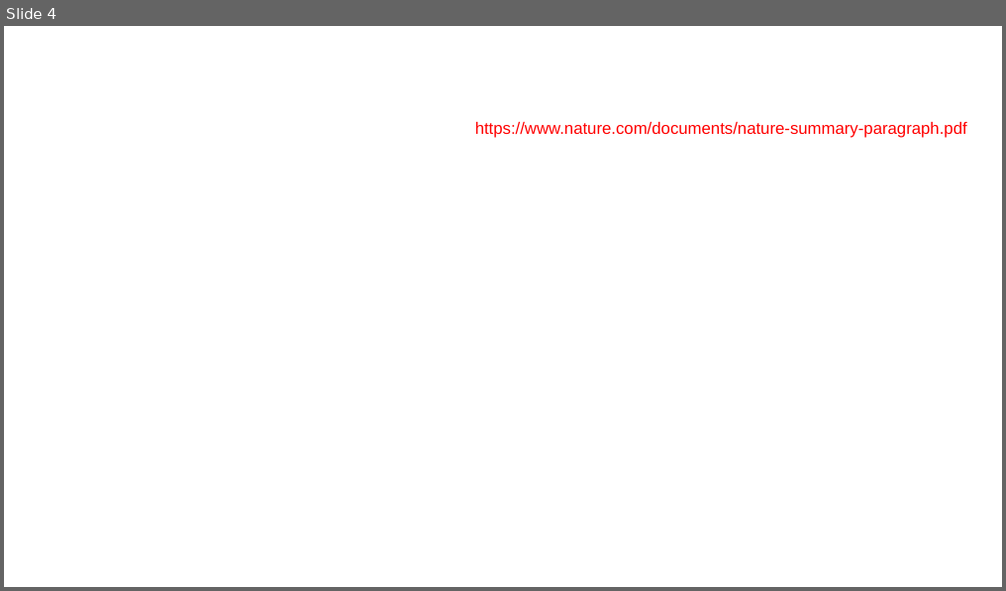
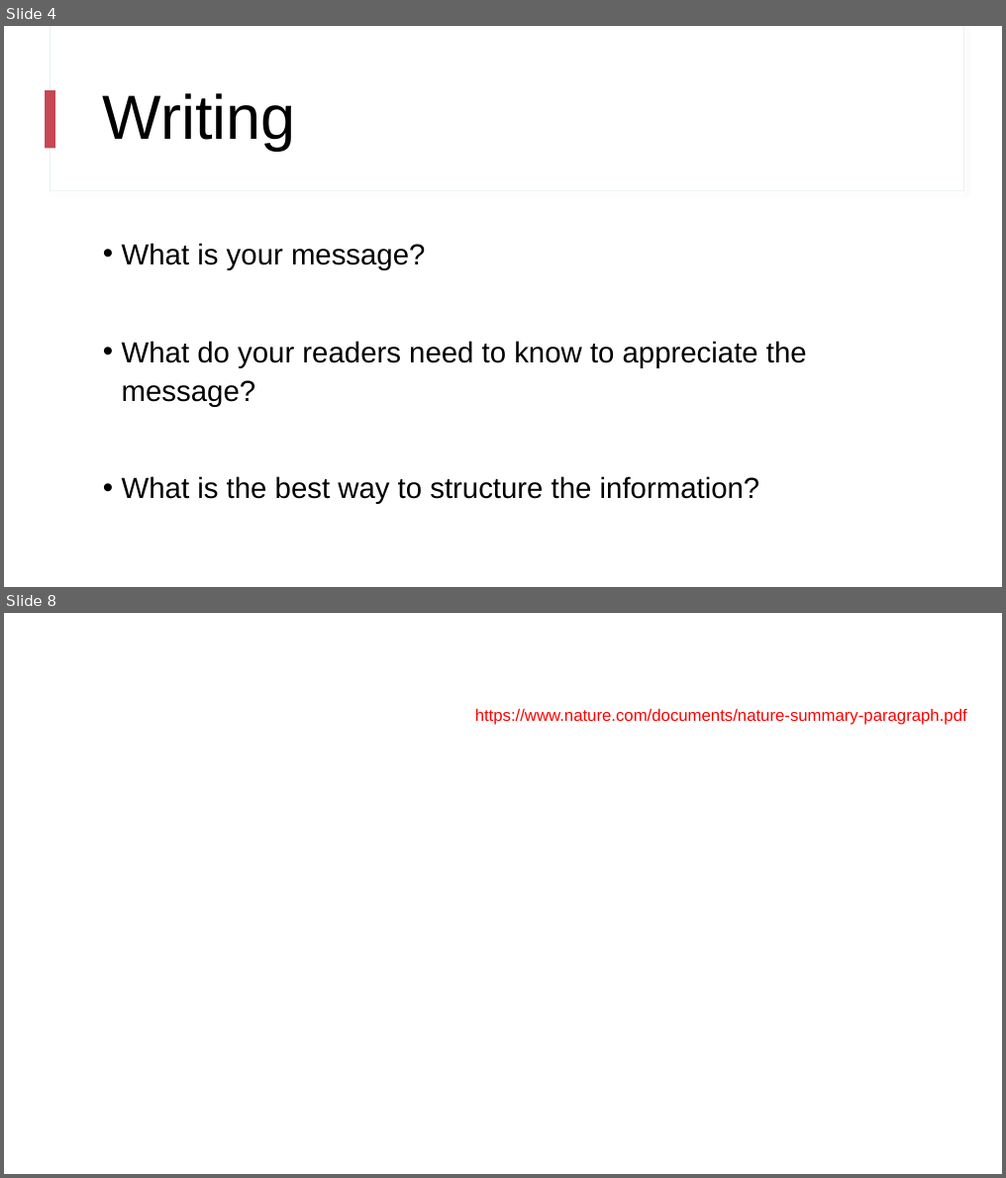
Before and after one commit to nslavov/SlavovLab, a slide deck: teaching/NS_2.pptx. Shown one above the other, each under a label of ours: slide 4 before the commit, slides 4 and 8 after it; the slides between them are not shown. The pictures are 1006x591 and 1006x1178 pixels, drawn with LibreOffice and Linux fonts; fonts in the diff are those of the drawing; background and template pictures are left out. Boxes give left, top, right and bottom in pixels: in the first picture for what was removed or moved away, otherwise in the second. Text is boxed around its words. In the diff, an @@ line names an element or a change of style, - is before the commit and + after.

```diff
--- a/teaching/NS_2.pptx
+++ b/teaching/NS_2.pptx
@@ slide 4 added at (4,26,1002,587), background #FFFFFF @@
@@ rectangle added at (50,26,963,191), fill #FFFFFF, outline #E5F0EF 0.75 pt @@
@@ rectangle added at (51,26,963,190), fill #FFFFFF @@
@@ rectangle added at (46,90,55,148), fill #C74852 @@
@@ title added at (103,93,296,151), 60 pt, text #000000 @@
+Writing
@@ text added at (122,243,807,504), 28 pt, text #000000 @@
+• What is your message?
+• What do your readers need to know to appreciate the message?
+• What is the best way to structure the information?
@@ what was slide 4 is now slide 8 @@
```
Also in this commit, not shown: 1 slide changed, 8 other slides added, 1 slide removed.
